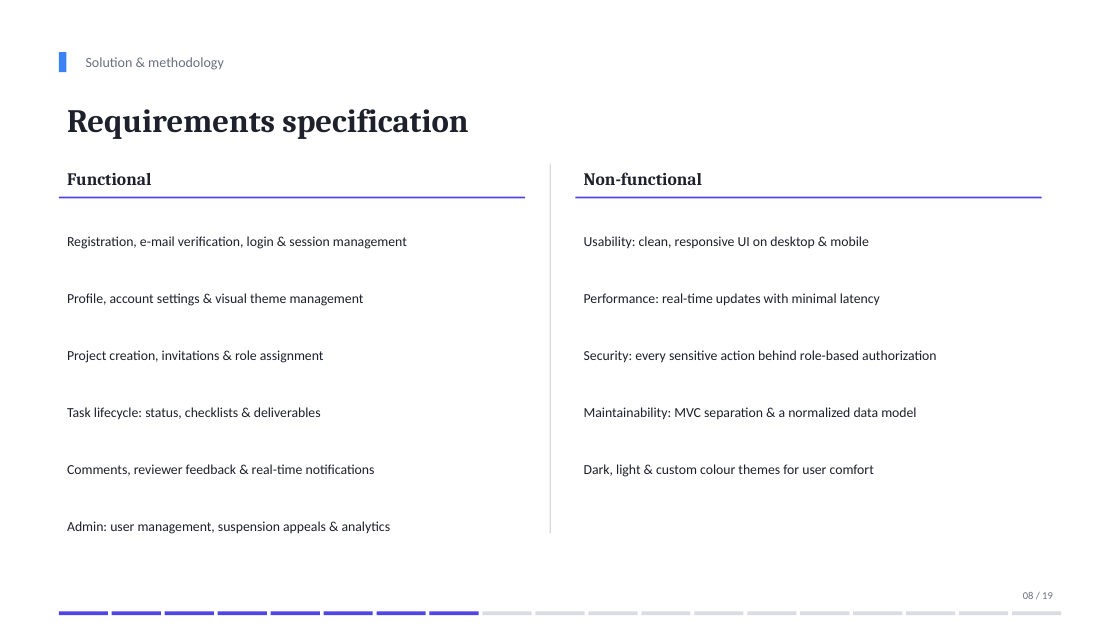
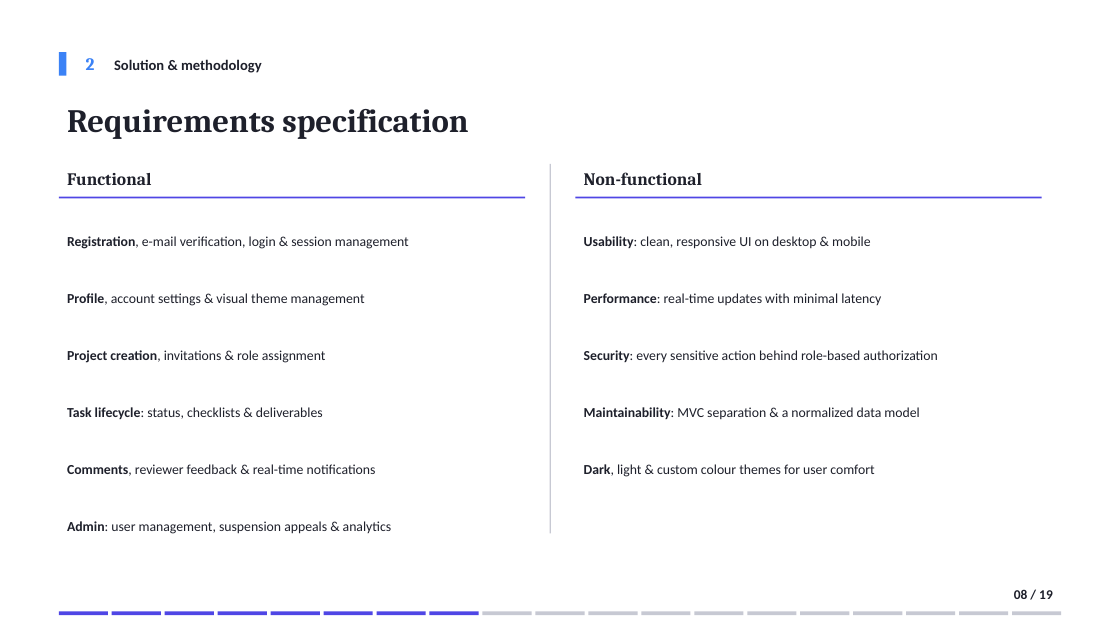
Before and after one commit to domdomxy/synkro, a slide deck: slide 8 of Synkro_PFA_Defense.pptx. Drawn at 1120x630 pixels with LibreOffice and Linux fonts; fonts in the diff are those of the drawing. Boxes give left, top, right and bottom in pixels: in the first picture for what was removed or moved away, otherwise in the second. Text is boxed around its words. In the diff, an @@ line names an element or a change of style, - is before the commit and + after.

```diff
--- a/Synkro_PFA_Defense.pptx
+++ b/Synkro_PFA_Defense.pptx
@@ rectangle: place and size @@
-rectangle at [59, 52, 66, 72]
+rectangle at [59, 52, 66, 76]
@@ text added at [86, 58, 95, 70], 15 pt, text #3B82F6, bold @@
+2
@@ text "Solution & methodology": place and size @@
-text "Solution & methodology" at [86, 57, 224, 70]
+text "Solution & methodology" at [114, 59, 262, 73]
@@ text "Solution & methodology" at [114, 59, 262, 73]: size 12 to 12.5 pt, text colour #6B7080 to #1E202B, bold on @@
@@ line (550, 164) - (550, 534): stroke #DBDCE3 1 pt to #C7C9D3 1 pt @@
@@ text "Registration, e-mail verification, login & ..." at [67, 236, 409, 249]: bold on in "Registration," @@
@@ text "Usability: clean, responsive UI on ..." at [584, 236, 871, 249]: bold on in "Usability:" @@
@@ text "Profile, account settings & visual ..." at [67, 293, 365, 306]: bold on in "Profile," @@
@@ text "Performance: real-time updates with minimal ..." at [584, 293, 881, 305]: bold on in "Performance:" @@
@@ text "Project creation, invitations & role ..." at [67, 350, 326, 363]: bold on in "Project creation," @@
@@ text "Security: every sensitive action behind ..." at [584, 350, 937, 362]: bold on in "Security:" @@
@@ text "Task lifecycle: status, checklists & ..." at [67, 407, 323, 419]: bold on in "Task lifecycle:" @@
@@ text "Maintainability: MVC separation & a ..." at [584, 407, 919, 419]: bold on in "Maintainability:" @@
@@ text "Comments, reviewer feedback & real-time ..." at [67, 464, 376, 476]: bold on in "Comments," @@
@@ text "Dark, light & custom colour ..." at [584, 464, 874, 477]: bold on in "Dark," @@
@@ text "Admin: user management, suspension appeals ..." at [67, 521, 392, 534]: bold on in "Admin:" @@
@@ text "08 / 19": place and size @@
-text "08 / 19" at [1023, 592, 1053, 599]
+text "08 / 19" at [1014, 589, 1053, 599]
@@ text "08 / 19" at [1014, 589, 1053, 599]: size 9 to 11.5 pt, text colour #6B7080 to #1E202B, bold on @@
@@ fill #DBDCE3 to #C7C9D3 in 11 elements at [482, 612, 532, 615], [535, 612, 585, 615], [588, 612, 638, 615], [641, 612, 691, 615], [695, 612, 744, 615], [748, 612, 797, 615], [801, 612, 850, 615], [854, 612, 903, 615], [907, 612, 956, 615], [960, 612, 1009, 615], [1012, 612, 1062, 615] @@
```
Also in this commit, not shown: 18 other slides changed, 2 other files.
